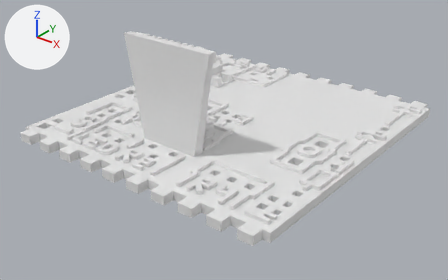
The Blender file garbage-amp/pcb.blend as it was, and as the next commit left it.
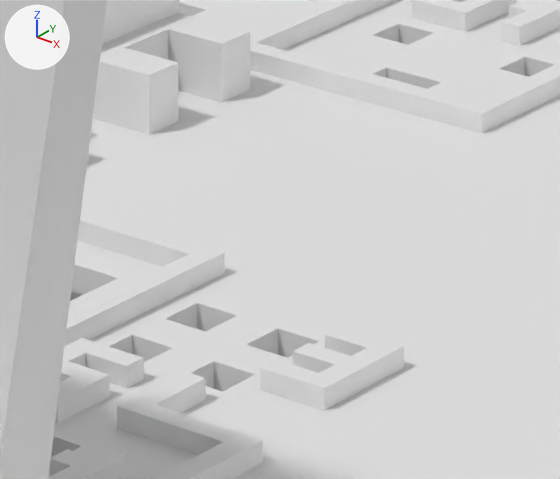
The first picture shows the older version from a 50 mm lens placed at (96.6, -125.3, 72.3), pointed at (2.5, -7.7, -0.6). The close-ups show both versions on the part from 44% to 61% of the width and 25% to 48% of the height of that picture; other places that the commit changed are outside them. The lights are fixed; the arrows at upper left show +X, +Y and +Z.
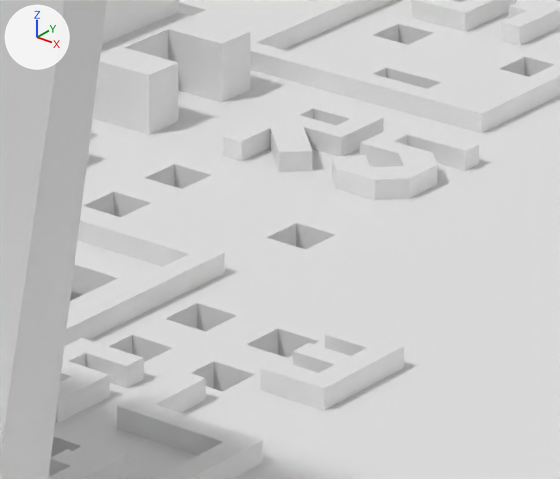
Pixel boxes (x1, y1, x2, y2) of what changed, in the close-ups (560 x 479 px):
part 1 of me_grid, built on
    before: (51, 130, 450, 457)
    after: (51, 97, 479, 457)

What the commit changed:
me_grid is used by ob_grid; location (0.1, 0.02, 0.89); scale (1.0, 1.0, 0.6).
me_grid had 15107 vertices, 13660 faces and spanned x -40.1..39.9, y -43.0..43.0, z -1.0..48.0.
me_grid now has 15323 vertices, 13783 faces and spans x -40.1..39.9, y -43.0..43.0, z -1.0..48.0.
me_grid part 1: 53 vertices removed from x -14.1..-1.1, y -11.0..18.0, z -1.0..3.0; 154 vertices added at x -15.1..-0.1, y -11.0..21.0, z 1.0..4.5.
